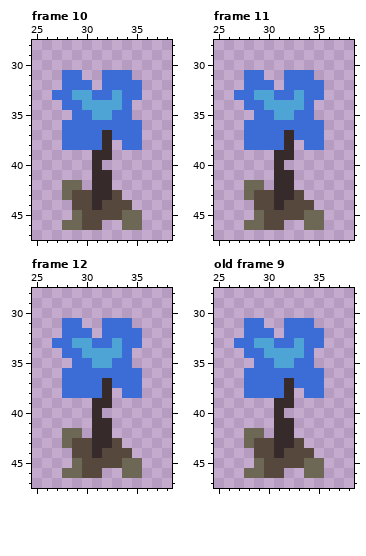
Pixel-art file, stored at Sprites/flower.aseprite. Above, as it was before the edit.
64x64 pixels, 12 frames. Shown: frame 10: x 25..38, y 28..47; frame 11: x 25..38, y 28..47; frame 12: x 25..38, y 28..47; old frame 9: x 25..38, y 28..47. The commit also changed other frames, which this record leaves out.
New version:
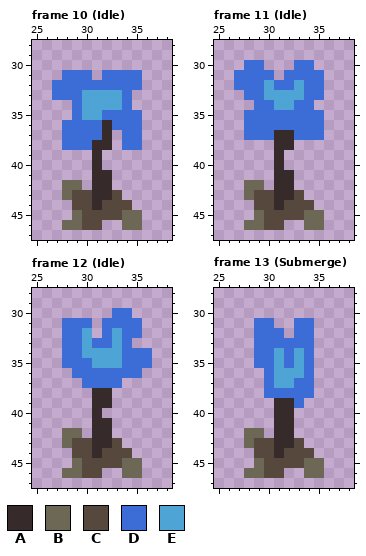
Palette (. is transparent): A #372a2a  B #6d6756  C #57483e  D #3c6cd6  E #4fa4d6
A new or re-ordered frame is compared with the old frame closest to it.
What changed:
frames 12 -> 16
Frame 10 (Idle), layer "Layer 3":
y 31: x 30 . -> D; x 35 . -> D
y 32: x 27 . -> D; x 31 . -> D
y 33: x 29 E -> D; x 31..32 DD -> EE; x 35 D -> .
y 34: x 28 D -> .
y 35: x 30 D -> E; x 32 E -> D; x 35 . -> D
y 36: x 32 D -> A
y 37: x 33 D -> .
y 38: x 31 D -> A
y 39: x 32 A -> .
Frame 11 (Idle), layer "Layer 3":
y 30: x 28..29 .. -> DD; x 33..34 .. -> DD
y 31: x 27 . -> D; x 30 . -> D; x 35 . -> D
y 32: x 27 . -> D; x 30..31 D. -> ED; x 33 D -> E
y 33: x 27 D -> .; x 29 E -> D; x 31..32 DD -> EE
y 34: x 28 D -> .; x 30 E -> D; x 33 E -> D
y 35: x 28 . -> D; x 31..32 EE -> DD; x 35 . -> D
y 37: x 31 D -> A
y 38: x 28..31 DDDD -> ...A; x 34..35 DD -> ..
y 39: x 32 A -> .
Frame 12 (Idle), layer "Layer 3":
y 30: x 33..34 .. -> DD
y 31: x 30 . -> D; x 35 . -> D
y 32: x 30 D -> E; x 33 D -> E
y 33: x 27 D -> .; x 29 E -> D; x 35 D -> .
y 34: x 35..36 .. -> DD
y 35: x 28 . -> D; x 33 D -> E; x 35..36 .. -> DD
y 36: x 28 D -> .
y 37: x 28..29 DD -> ..; x 32 A -> D; x 34..35 DD -> ..
y 38: x 28..31 DDDD -> ...A; x 34..35 DD -> ..
Frame 13 (Submerge) is new; against old frame 9, layer "Layer 3":
y 31: x 28 D -> .; x 30 . -> D; x 32 D -> .
y 32: x 28 D -> .; x 31..32 .D -> D.; x 35 D -> .
y 33: x 27..30 DDEE -> ..DD; x 33 E -> D; x 35 D -> .
y 34: x 28 D -> .; x 30 E -> D; x 32 E -> D
y 35: x 32..33 ED -> DE
y 36: x 28..29 DD -> ..; x 31..33 DDD -> EEE; x 35 D -> .
y 37: x 28..29 DD -> ..; x 31..32 DA -> EE; x 35 D -> .
y 38: x 28..29 DD -> ..; x 32..33 A. -> DD; x 35 D -> .
y 39: x 33 . -> D
y 40: x 32 . -> A
Changed places in both pictures, as pixel boxes (x1, y1, x2, y2):
changed: (52, 70, 142, 160)
changed: (234, 60, 324, 160)
changed: (52, 308, 152, 398)
changed: (234, 318, 324, 418)
